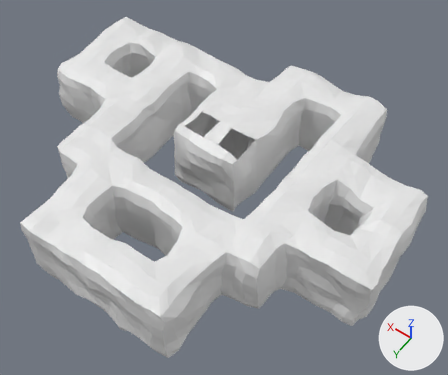
One commit to the Blender file Horror Game/Assets/Graphics/3D Models/Buildings/Cave.blend: the scene before it, then after it.
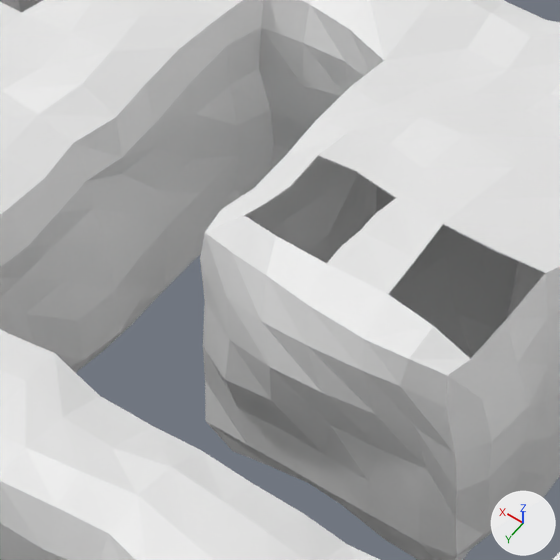
Each version is shown whole from a 50 mm lens placed at (-4.88, 6.91, 9.62), pointed at (-0.48, 0.75, -0.06), then close up on the part from 28% to 58% of the width and 20% to 55% of the height. The axes (+X, +Y, +Z) are drawn at lower right. The lights are the same throughout.
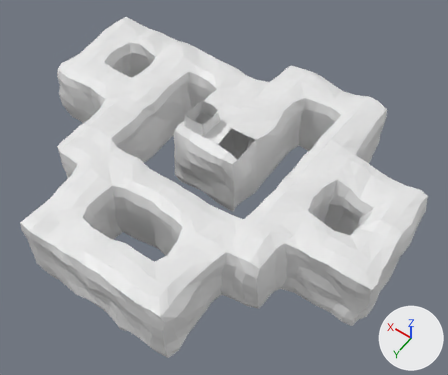
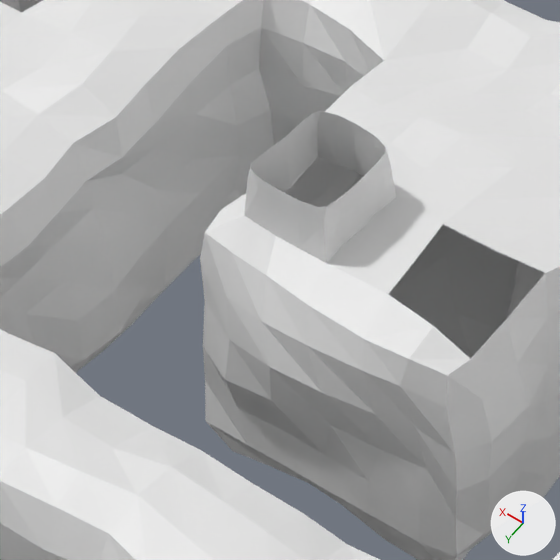
What the commit changed:
me_cube_003 is used by ob_cube; location (0.0, 0.0, 0.0); scale (0.8, 0.8, 0.8).
me_cube_003 had 3990 vertices, 4002 faces and spanned x -5.09..5.07, y -3.09..5.08, z -1.1..1.09.
me_cube_003 now has 4038 vertices, 4034 faces and spans x -5.09..5.07, y -3.09..5.08, z -1.1..1.43.
Part 1, on me_cube_003:
48 vertices are added at x 0.2..0.79, y -0.04..0.64, z 1.26..1.43.
32 new faces join them.

Location of each change, [x1, y1, x2, y2] in pixels of the close-ups (560 x 560 px):
part 1 of me_cube_003, added
    after: [244, 111, 396, 263]
